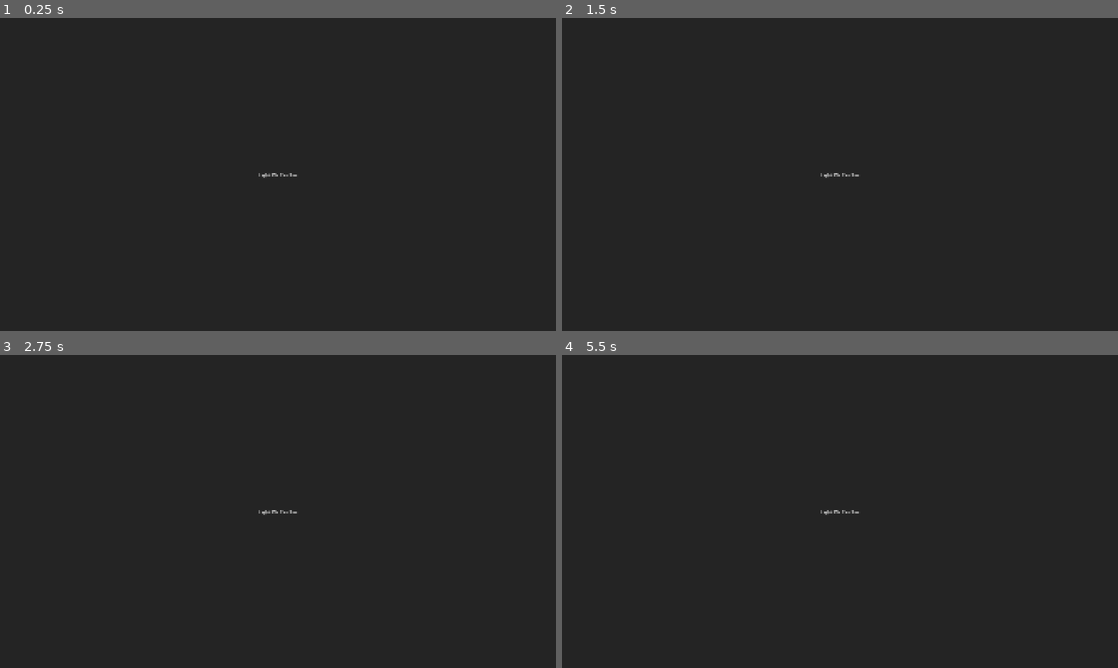
Above: before the commit, frames 1-4 (two rows, left to right).
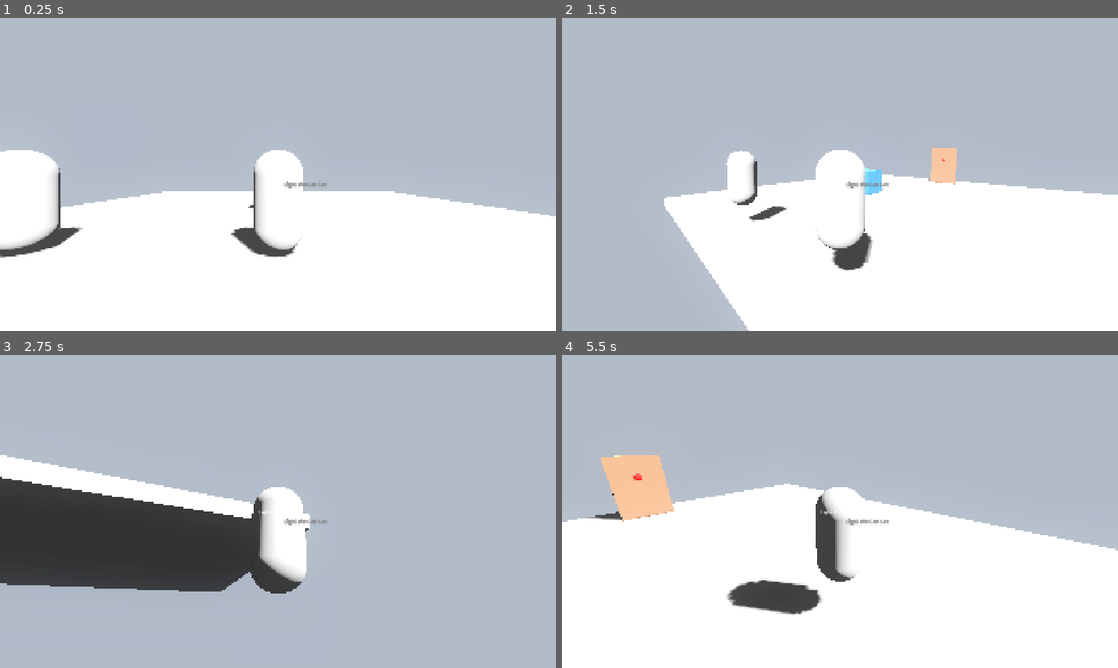
Above: after the commit, the same moments.

Repository: JacobSchantz/LightWeCanSee
Game: Godot game, scene res://scenes/main.tscn
Two runs of this game, one before a commit and one after it. Both use one fixed random seed, a clock stepped at 60 frames per second and the inputs below. This scene is started directly instead of the project's main scene.
Inputs (mouse positions are in pixels of both pictures, inside the frame that each line leads up to):
- Up to frame 1 (0.25 s): no input
- Up to frame 2 (1.5 s): tap G (extend_box) at 0.5, 0.6, 1.25, 1.35 s; move the mouse to (962, 158) at 0.52 s; hold Right (ui_right) 0.53-1.28 s; click (962, 158) at 0.67 s; tap Enter (ui_accept) at 0.77 s; move the mouse to (728, 190) at 1.27 s; hold Down (ui_down) from 1.28 s (still down); click (728, 190) at 1.42 s
- Up to frame 3 (2.75 s): tap Enter (ui_accept) at 1.52 s; tap G (extend_box) at 2, 2.1 s; move the mouse to (333, 442) at 2.02 s; release Down (ui_down) at 2.03 s; hold Right (ui_right) from 2.03 s (still down); click (333, 442) at 2.17 s
- Up to frame 4 (5.5 s): tap G (extend_box) at 2.75, 2.85, 3.5, 3.6, 5, 5.1 s; move the mouse to (812, 574) at 2.77 s; release Right (ui_right) at 2.78 s; hold Up (ui_up) 2.78-3.53 s; click (812, 574) at 2.92 s; tap Enter (ui_accept) at 3.02, 3.77, 5.27 s; move the mouse to (1006, 558) at 3.52 s; hold Left (ui_left) 3.53-4.25 s; click (1006, 558) at 3.67 s; tap Escape (ui_cancel) at 4.15 s; click "Resume" at 4.25 s; move the mouse to (795, 508) at 5.02 s; hold Up (ui_up) from 5.03 s (still down); click (795, 508) at 5.17 s

The runs differ from the first frame. In frame 1, 100% of the frame differs, in the area x 0-100%, y 0-100%; in frame 2, 100%; in frame 3, 88%; in frame 4, 100%.

Commit message:
removed unnessesary files

Diff:
--- a/scenes/level_manager.tscn
+++ b/scenes/level_manager.tscn
@@ -1,6 +1,5 @@
-[gd_scene load_steps=7 format=3 uid="uid://c0c2ld8o4i31y"]
+[gd_scene load_steps=6 format=3 uid="uid://c0c2ld8o4i31y"]
 
-[ext_resource type="Script" uid="uid://qy3pwdgxrysu" path="res://scripts/level_manager.gd" id="1_bxjka"]
 [ext_resource type="PackedScene" uid="uid://dccutkhjc0ydt" path="res://scenes/player.tscn" id="2_6q5aq"]
 [ext_resource type="PackedScene" uid="uid://bw7hdh5yqcqd4" path="res://scenes/pause_menu.tscn" id="3_xp0yy"]
 
@@ -43,7 +42,6 @@
 }
 
 [node name="LevelManager" type="Node3D"]
-script = ExtResource("1_bxjka")
 
 [node name="LevelContainer" type="Node3D" parent="."]
 
--- a/scenes/main.tscn
+++ b/scenes/main.tscn
@@ -1,7 +1,46 @@
-[gd_scene load_steps=3 format=3 uid="uid://cw75lxa0v0m3r"]
+[gd_scene load_steps=7 format=3 uid="uid://cw75lxa0v0m3r"]
 
 [ext_resource type="Script" uid="uid://dviog5sntlboe" path="res://scripts/main.gd" id="1_1a1q8"]
 [ext_resource type="PackedScene" uid="uid://bw7hdh5yqcqd4" path="res://scenes/pause_menu.tscn" id="2_l2qr5"]
+[ext_resource type="PackedScene" uid="uid://dccutkhjc0ydt" path="res://scenes/player.tscn" id="3_ygqp4"]
+
+[sub_resource type="Animation" id="Animation_fkun7"]
+resource_name = "fade_in"
+length = 0.5
+tracks/0/type = "value"
+tracks/0/imported = false
+tracks/0/enabled = true
+tracks/0/path = NodePath("TransitionOverlay:color")
+tracks/0/interp = 1
+tracks/0/loop_wrap = true
+tracks/0/keys = {
+"times": PackedFloat32Array(0, 0.5),
+"transitions": PackedFloat32Array(1, 1),
+"update": 0,
+"values": [Color(0, 0, 0, 1), Color(0, 0, 0, 0)]
+}
+
+[sub_resource type="Animation" id="Animation_qdvim"]
+resource_name = "fade_out"
+length = 0.5
+tracks/0/type = "value"
+tracks/0/imported = false
+tracks/0/enabled = true
+tracks/0/path = NodePath("TransitionOverlay:color")
+tracks/0/interp = 1
+tracks/0/loop_wrap = true
+tracks/0/keys = {
+"times": PackedFloat32Array(0, 0.5),
+"transitions": PackedFloat32Array(1, 1),
+"update": 0,
+"values": [Color(0, 0, 0, 0), Color(0, 0, 0, 1)]
+}
+
+[sub_resource type="AnimationLibrary" id="AnimationLibrary_n0knj"]
+_data = {
+"fade_in": SubResource("Animation_fkun7"),
+"fade_out": SubResource("Animation_qdvim")
+}
 
 [node name="Main" type="Node2D"]
 script = ExtResource("1_1a1q8")
@@ -19,3 +58,26 @@
 
 [node name="PauseMenu" parent="." instance=ExtResource("2_l2qr5")]
 visible = false
+
+[node name="LevelContainer" type="Node3D" parent="."]
+
+[node name="Player" parent="." instance=ExtResource("3_ygqp4")]
+transform = Transform3D(1, 0, 0, 0, 1, 0, 0, 0, 1, 0, 1, 5)
+
+[node name="DirectionalLight3D" type="DirectionalLight3D" parent="."]
+transform = Transform3D(0.866025, -0.353553, 0.353553, 0, 0.707107, 0.707107, -0.5, -0.612372, 0.612372, 0, 10, 0)
+shadow_enabled = true
+
+[node name="TransitionOverlay" type="ColorRect" parent="."]
+anchors_preset = 15
+anchor_right = 1.0
+anchor_bottom = 1.0
+grow_horizontal = 2
+grow_vertical = 2
+mouse_filter = 2
+color = Color(0, 0, 0, 0)
+
+[node name="TransitionAnimation" type="AnimationPlayer" parent="."]
+libraries = {
+"": SubResource("AnimationLibrary_n0knj")
+}
--- /dev/null
+++ b/scenes/main_menu.tscn
@@ -0,0 +1,65 @@
+[gd_scene load_steps=2 format=3 uid="uid://bjdkfhoc7kaur"]
+
+[ext_resource type="Script" path="res://scripts/main_menu.gd" id="1_2y6kv"]
+
+[node name="MainMenu" type="Control"]
+layout_mode = 3
+anchors_preset = 15
+anchor_right = 1.0
+anchor_bottom = 1.0
+grow_horizontal = 2
+grow_vertical = 2
+script = ExtResource("1_2y6kv")
+
+[node name="Background" type="ColorRect" parent="."]
+layout_mode = 1
+anchors_preset = 15
+anchor_right = 1.0
+anchor_bottom = 1.0
+grow_horizontal = 2
+grow_vertical = 2
+color = Color(0.129412, 0.129412, 0.129412, 1)
+
+[node name="CenterContainer" type="CenterContainer" parent="."]
+layout_mode = 1
+anchors_preset = 15
+anchor_right = 1.0
+anchor_bottom = 1.0
+grow_horizontal = 2
+grow_vertical = 2
+
+[node name="VBoxContainer" type="VBoxContainer" parent="CenterContainer"]
+layout_mode = 2
+theme_override_constants/separation = 20
+
+[node name="TitleLabel" type="Label" parent="CenterContainer/VBoxContainer"]
+layout_mode = 2
+theme_override_font_sizes/font_size = 48
+text = "Light We Can See"
+horizontal_alignment = 1
+
+[node name="Spacer" type="Control" parent="CenterContainer/VBoxContainer"]
+custom_minimum_size = Vector2(0, 50)
+layout_mode = 2
+
+[node name="StartButton" type="Button" parent="CenterContainer/VBoxContainer"]
+layout_mode = 2
+theme_override_font_sizes/font_size = 24
+text = "Start Game"
+
+[node name="QuitButton" type="Button" parent="CenterContainer/VBoxContainer"]
+layout_mode = 2
+theme_override_font_sizes/font_size = 24
+text = "Quit Game"
+
+[node name="VersionLabel" type="Label" parent="."]
+layout_mode = 1
+anchors_preset = 2
+anchor_top = 1.0
+anchor_bottom = 1.0
+offset_left = 16.0
+offset_top = -40.0
+offset_right = 116.0
+offset_bottom = -16.0
+grow_vertical = 0
+text = "Version 1.0"
--- a/scenes/pause_menu.tscn
+++ b/scenes/pause_menu.tscn
@@ -1,6 +1,4 @@
 [gd_scene load_steps=2 format=3 uid="uid://bw7hdh5yqcqd4"]
-
-[ext_resource type="Script" uid="uid://cjjam65krr8nh" path="res://scripts/pause_menu.gd" id="1_qljn7"]
 
 [node name="PauseMenu" type="Control"]
 process_mode = 3
@@ -10,7 +8,6 @@
 anchor_bottom = 1.0
 grow_horizontal = 2
 grow_vertical = 2
-script = ExtResource("1_qljn7")
 
 [node name="Background" type="ColorRect" parent="."]
 layout_mode = 1
--- a/scripts/level_manager.gd
+++ /dev/null
@@ -1,66 +0,0 @@
-extends Node3D
-
-var current_level = 0
-var levels = []
-@onready var transition_animation = $TransitionAnimation
-@onready var level_container = $LevelContainer
-
-# Called when the node enters the scene tree for the first time
-func _ready():
-	# Register the levels
-	levels = [
-		preload("res://scenes/tutorial_level.tscn")
-		# Removed references to deleted scenes
-	]
-
-	load_level(current_level)
-
-
-
-func load_level(level_index):
-	if level_index < 0 or level_index >= levels.size():
-		print("Level index out of range!")
-		return
-
-	# Clear any existing level
-	for child in level_container.get_children():
-		level_container.remove_child(child)
-		child.queue_free()
-
-	# Instantiate and add the new level
-	var level_instance = levels[level_index].instantiate()
-	level_container.add_child(level_instance)
-
-	# Connect the level completed signal
-	if level_instance.has_signal("level_completed"):
-		level_instance.connect("level_completed", Callable(self, "_on_level_completed"))
-
-	current_level = level_index
-	print("Loaded level: ", current_level + 1)
-
-func _on_level_completed():
-	# Play transition animation if we have one
-	if transition_animation:
-		transition_animation.play("fade_out")
-		await transition_animation.animation_finished
-
-	# Go to next level
-	var next_level = current_level + 1
-	if next_level < levels.size():
-		load_level(next_level)
-	else:
-		# Game completed
-		print("Congratulations! All levels completed!")
-		# TODO: Show game completion screen
-
-	if transition_animation:
-		transition_animation.play("fade_in")
-
-# Debug keys to manually switch levels
-func _input(event):
-	# Level switching debug keys
-	if event is InputEventKey and event.pressed:
-		if event.keycode == KEY_F1:
-			load_level(0)  # Load level 1
-		elif event.keycode == KEY_F2:
-			load_level(1)  # Load level 2
--- a/scripts/main.gd
+++ b/scripts/main.gd
@@ -3,6 +3,12 @@
 # Pause menu reference
 @onready var pause_menu = $PauseMenu
 var is_paused = false
+
+# Level manager variables
+var current_level = 0
+var levels = []
+@onready var transition_animation = $TransitionAnimation if has_node("TransitionAnimation") else null
+@onready var level_container = $LevelContainer if has_node("LevelContainer") else null
 
 func _ready():
 	print("Light We Can See - Game Started")
@@ -11,10 +17,43 @@
 	if pause_menu:
 		pause_menu.visible = false
 
+		# Connect pause menu button signals
+		var resume_button = pause_menu.get_node("CenterContainer/VBoxContainer/ResumeButton")
+		var restart_button = pause_menu.get_node("CenterContainer/VBoxContainer/RestartButton")
+		var quit_button = pause_menu.get_node("CenterContainer/VBoxContainer/QuitButton")
+
+		if resume_button:
+			resume_button.pressed.connect(_on_resume_button_pressed)
+		if restart_button:
+			restart_button.pressed.connect(_on_restart_button_pressed)
+		if quit_button:
+			quit_button.pressed.connect(_on_quit_button_pressed)
+
+	# Initialize level management if we have a level container
+	if level_container:
+		# Register the levels
+		levels = [
+			preload("res://scenes/tutorial_level.tscn")
+			# Add more levels here as needed
+		]
+
+		load_level(current_level)
+
 func _process(delta):
 	# Handle pause toggle with ESC key
 	if Input.is_action_just_pressed("ui_cancel"):
 		toggle_pause()
+
+# Process input for level switching debug keys
+func _input(event):
+	# Level switching debug keys (only if level_container exists)
+	if level_container and event is InputEventKey and event.pressed:
+		if event.keycode == KEY_F1:
+			load_level(0)  # Load level 1
+		elif event.keycode == KEY_F2:
+			load_level(1)  # Load level 2
+
+# ---- PAUSE MENU FUNCTIONS ----
 
 func toggle_pause():
 	is_paused = !is_paused
@@ -46,3 +85,48 @@
 # Handle quit button
 func _on_quit_button_pressed():
 	get_tree().quit()
+
+# ---- LEVEL MANAGER FUNCTIONS ----
+
+func load_level(level_index):
+	if not level_container:
+		print("No level container found!")
+		return
+
+	if level_index < 0 or level_index >= levels.size():
+		print("Level index out of range!")
+		return
+
+	# Clear any existing level
+	for child in level_container.get_children():
+		level_container.remove_child(child)
+		child.queue_free()
+
+	# Instantiate and add the new level
+	var level_instance = levels[level_index].instantiate()
+	level_container.add_child(level_instance)
+
+	# Connect the level completed signal
+	if level_instance.has_signal("level_completed"):
+		level_instance.connect("level_completed", Callable(self, "_on_level_completed"))
+
+	current_level = level_index
+	print("Loaded level: ", current_level + 1)
+
+func _on_level_completed():
+	# Play transition animation if we have one
+	if transition_animation:
+		transition_animation.play("fade_out")
+		await transition_animation.animation_finished
+
+	# Go to next level
+	var next_level = current_level + 1
+	if next_level < levels.size():
+		load_level(next_level)
+	else:
+		# Game completed
+		print("Congratulations! All levels completed!")
+		# TODO: Show game completion screen
+
+	if transition_animation:
+		transition_animation.play("fade_in")
--- a/scripts/pause_menu.gd
+++ /dev/null
@@ -1,52 +0,0 @@
-extends Control
-
-# This script handles the pause menu functionality directly
-
-func _ready():
-	# Connect button signals directly to our local functions
-	$CenterContainer/VBoxContainer/ResumeButton.pressed.connect(_on_resume_button_pressed)
-	$CenterContainer/VBoxContainer/RestartButton.pressed.connect(_on_restart_button_pressed)
-	$CenterContainer/VBoxContainer/QuitButton.pressed.connect(_on_quit_button_pressed)
-
-	# Initial state: hidden
-	visible = false
-
-	# Important: Set process mode to Always so we can process input while game is paused
-	process_mode = Node.PROCESS_MODE_ALWAYS
-
-# Called when resume button is pressed
-func _on_resume_button_pressed():
-	print("Resume button pressed")
-	toggle_pause()
-
-# Called when restart button is pressed
-func _on_restart_button_pressed():
-	print("Restart button pressed")
-	# Unpause the game
-	get_tree().paused = false
-	visible = false
-
-	# Reload the current scene
-	get_tree().reload_current_scene()
-
-# Called when quit button is pressed
-func _on_quit_button_pressed():
-	print("Quit button pressed")
-	# Quit the game
-	get_tree().quit()
-
-# Toggle pause state
-func toggle_pause():
-	var tree = get_tree()
-	tree.paused = !tree.paused
-	visible = tree.paused
-
-	if visible:
-		Input.mouse_mode = Input.MOUSE_MODE_VISIBLE
-	else:
-		Input.mouse_mode = Input.MOUSE_MODE_CAPTURED
-
-# Process input to toggle pause with ESC key
-func _input(event):
-	if event.is_action_pressed("ui_cancel"):
-		toggle_pause()
